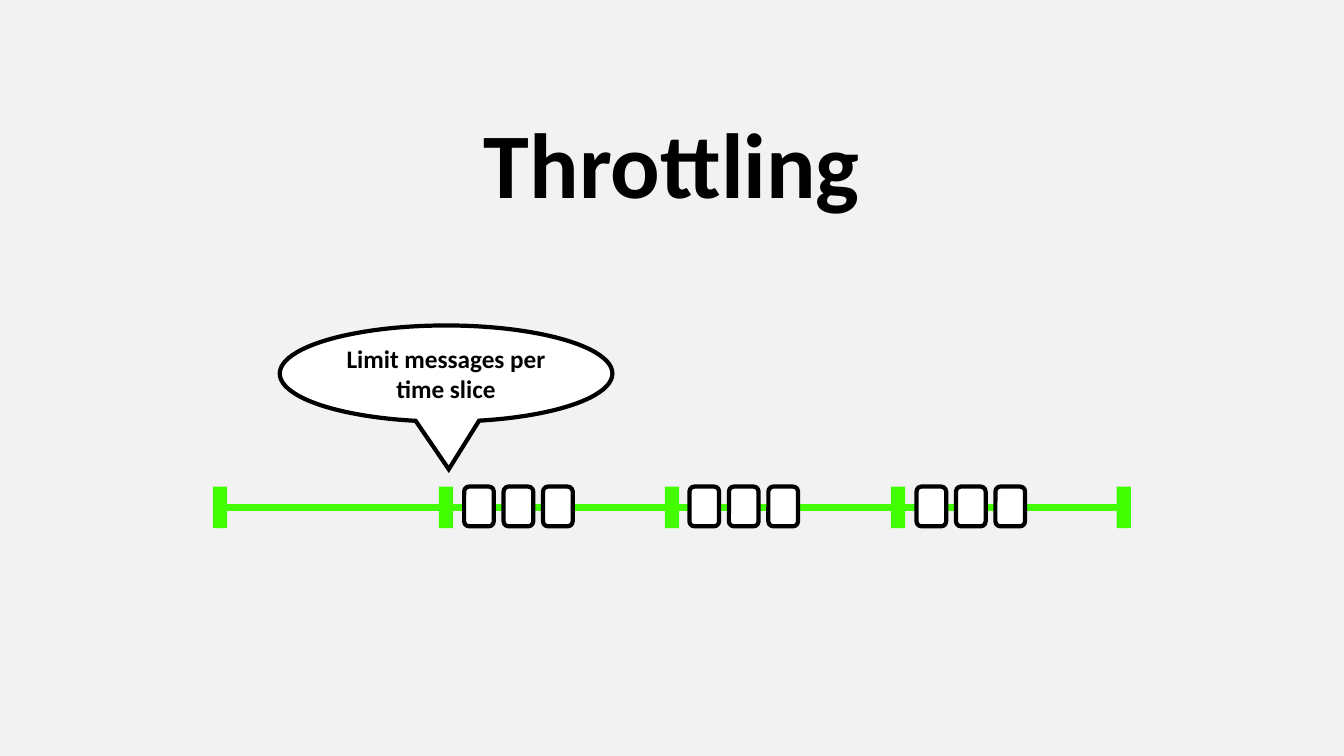
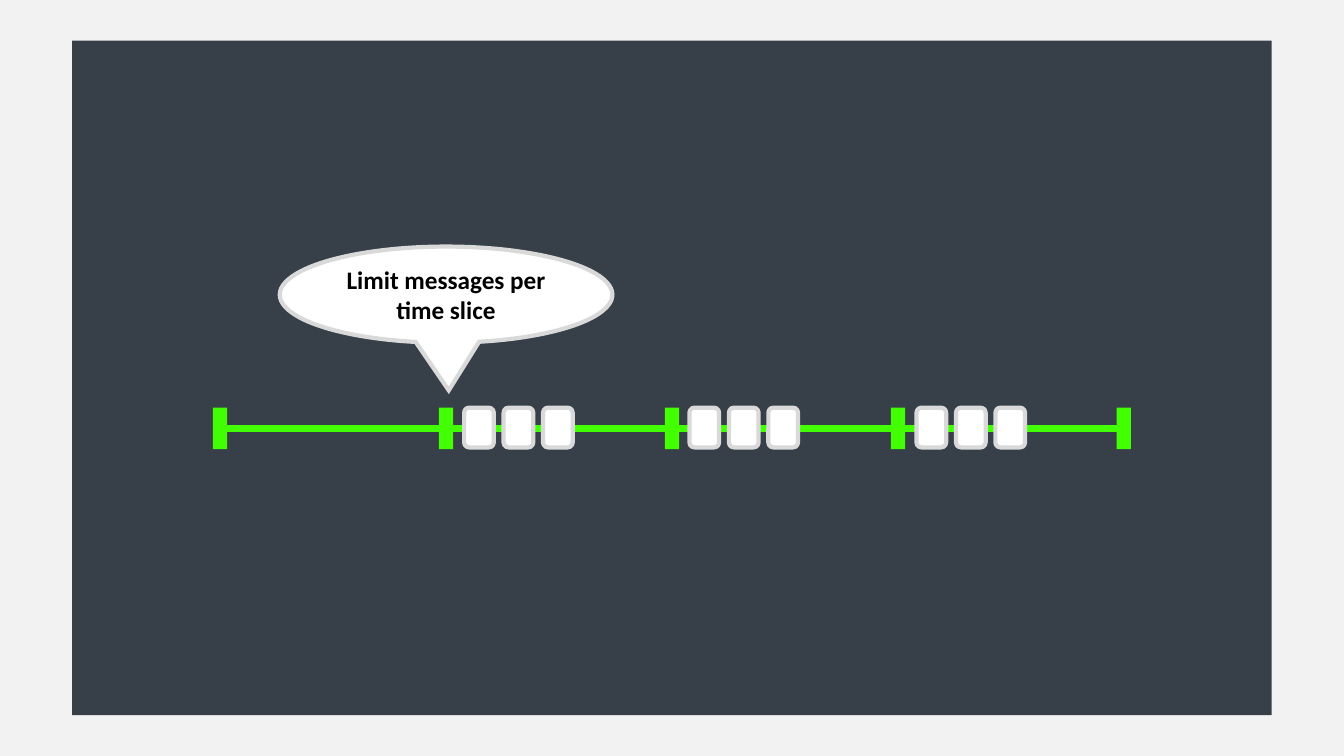
Before and after one commit to asynkron/website, a slide deck: slide 31 of media/logo.pptx. Drawn at 1344x756 pixels with LibreOffice and Linux fonts; fonts in the diff are those of the drawing. Boxes give left, top, right and bottom in pixels: in the first picture for what was removed or moved away, otherwise in the second. Text is boxed around its words. In the diff, an @@ line names an element or a change of style, - is before the commit and + after.

```diff
--- a/media/logo.pptx
+++ b/media/logo.pptx
@@ rectangle added at [73, 40, 1272, 715], fill #373F48 @@
@@ text removed at [484, 133, 860, 214] @@
-Throttling
@@ 9 rounded rectangles, 5 rectangles, 1 speech bubble, 1 line: place and size @@
-9 rounded rectangles, 5 rectangles, 1 speech bubble, 1 line at [213, 326, 1131, 528]
+9 rounded rectangles, 5 rectangles, 1 speech bubble, 1 line at [213, 247, 1131, 449]
@@ outline #000000 3 pt to #D9D9D9 3 pt in 10 elements at [280, 247, 613, 343], [917, 407, 946, 447], [956, 407, 985, 447], [996, 407, 1025, 447], [464, 407, 493, 447], [504, 407, 533, 447], [543, 407, 573, 447], [690, 407, 719, 447], [729, 407, 758, 447], [768, 407, 798, 447] @@
```
Also in this commit, not shown: 8 other slides changed, 2 other files.
